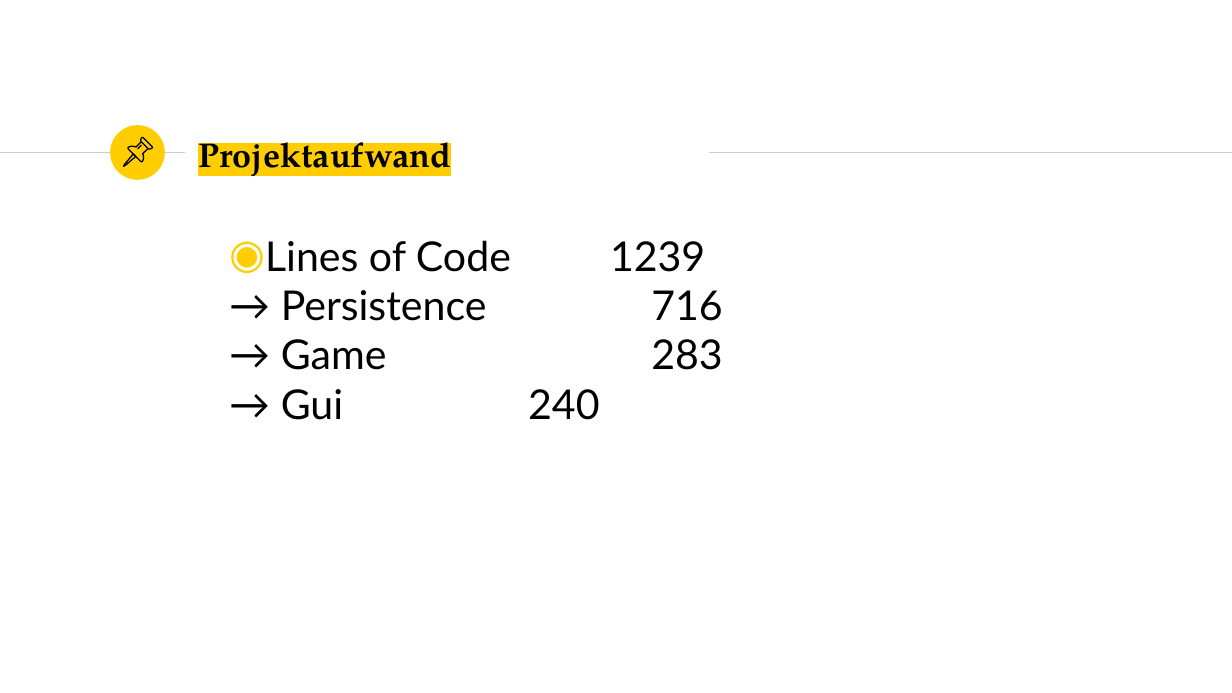
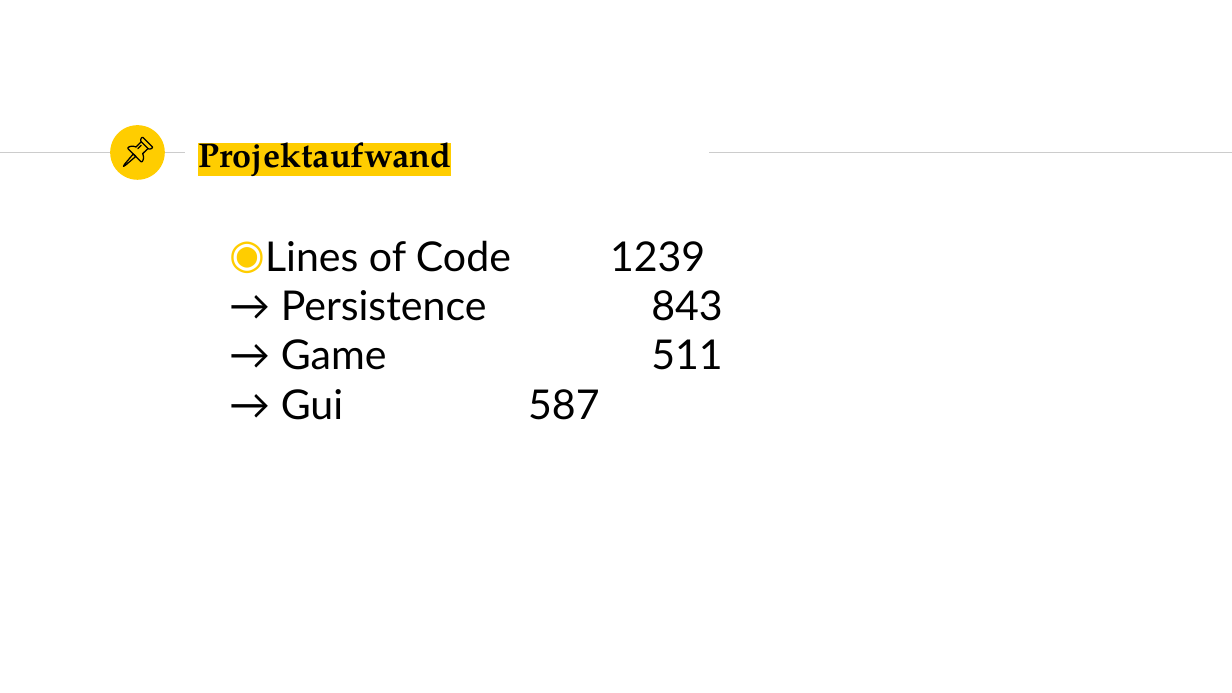
Before and after one commit to marcelherd/OOT-Projekt, a slide deck: slide 5 of Presentation/Presentation.pptx. Drawn at 1232x693 pixels with LibreOffice and Linux fonts; fonts in the diff are those of the drawing. Boxes give left, top, right and bottom in pixels: in the first picture for what was removed or moved away, otherwise in the second. Text is boxed around its words. In the diff, an @@ line names an element or a change of style, - is before the commit and + after.

```diff
--- a/Presentation/Presentation.pptx
+++ b/Presentation/Presentation.pptx
@@ text at [281, 290, 722, 420]: text changed @@
-→ Persistence 716
-→ Game 283
-→ Gui 240
+→ Persistence 843
+→ Game 511
+→ Gui 587
```
Also in this commit, not shown: 3 other slides changed.
